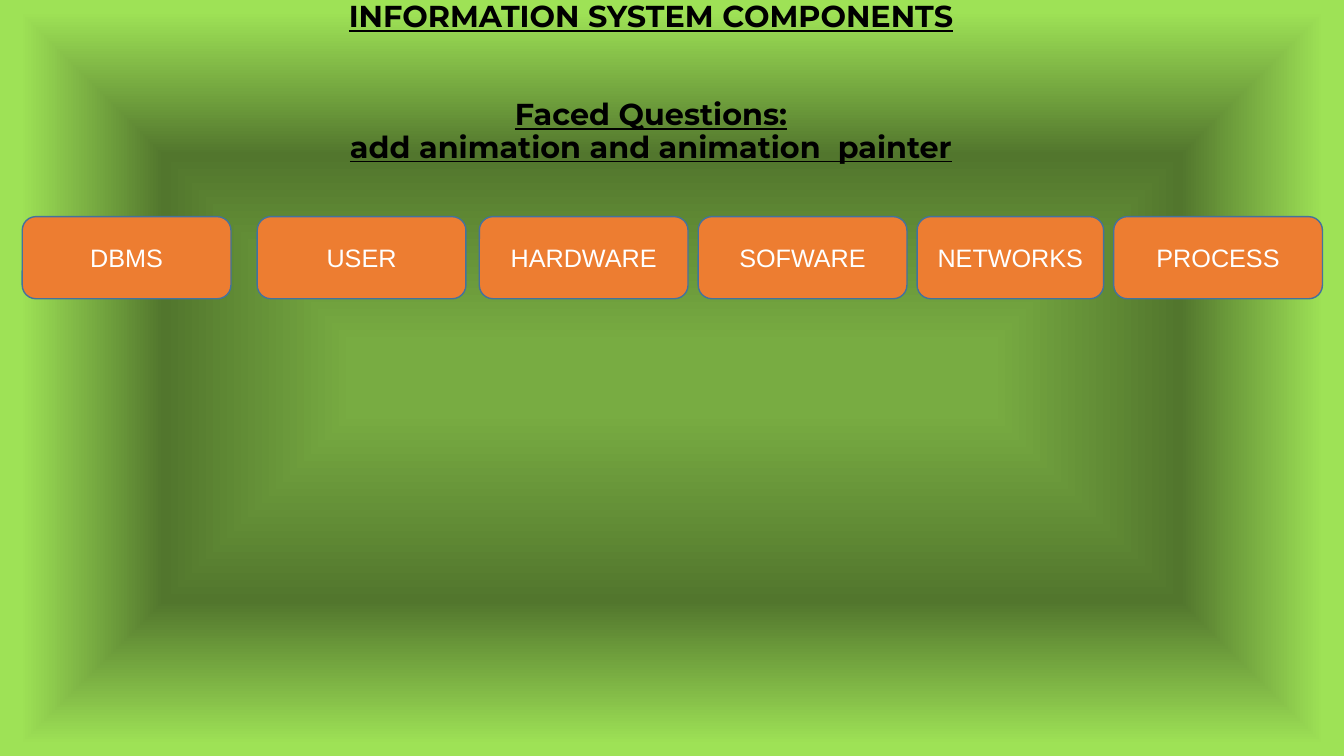
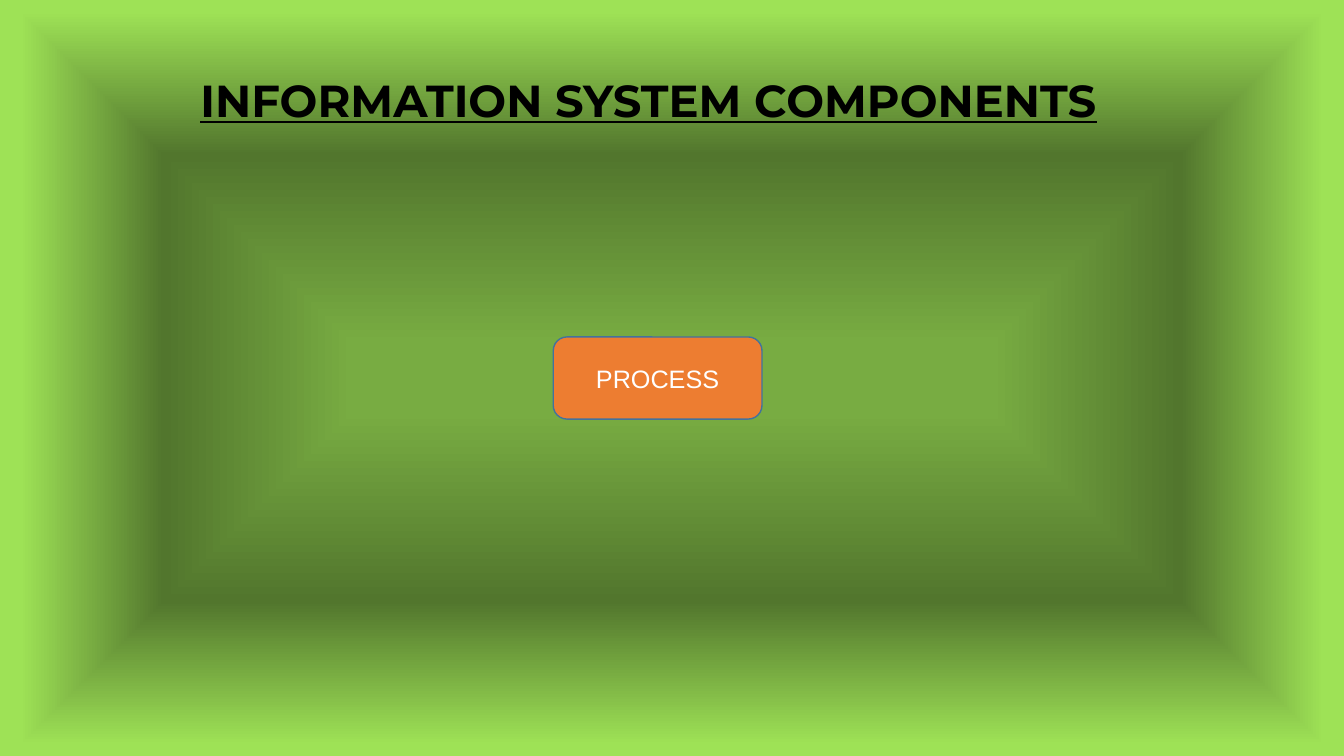
Before and after one commit to mutanganajoseph/Documents, a slide deck: slide 5 of auca/sem-1/intro-to-computer/presentation/Presentation1.pptx. Drawn at 1344x756 pixels with LibreOffice and Linux fonts; fonts in the diff are those of the drawing. Boxes give left, top, right and bottom in pixels: in the first picture for what was removed or moved away, otherwise in the second. Text is boxed around its words. In the diff, an @@ line names an element or a change of style, - is before the commit and + after.

```diff
--- a/auca/sem-1/intro-to-computer/presentation/Presentation1.pptx
+++ b/auca/sem-1/intro-to-computer/presentation/Presentation1.pptx
@@ title at [200, 85, 1096, 123]: text changed; size 21.6 to 32 pt @@
-INFORMATION SYSTEM COMPONENTS
-Faced Questions:
-add animation and animation painter
+INFORMATION SYSTEM COMPONENTS
@@ rounded rectangle removed at [22, 217, 231, 298] @@
-DBMS
@@ rounded rectangle removed at [257, 217, 466, 298] @@
-USER
@@ rounded rectangle removed at [480, 217, 689, 298] @@
-HARDWARE
@@ rounded rectangle removed at [699, 217, 907, 298] @@
-SOFWARE
@@ rounded rectangle removed at [918, 217, 1104, 298] @@
-NETWORKS
@@ rounded rectangle "PROCESS": place and size @@
-rounded rectangle "PROCESS" at [1114, 217, 1323, 298]
+rounded rectangle "PROCESS" at [554, 337, 762, 418]
```
Also in this commit, not shown: 2 other slides changed, 4 other files.
